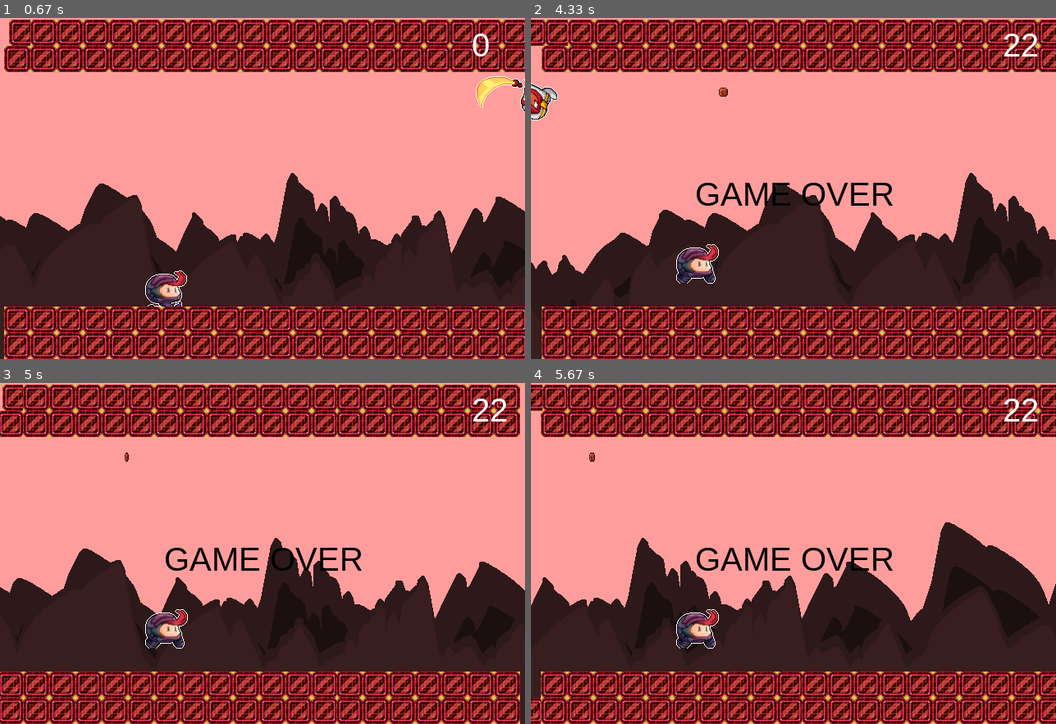
Above: before the commit, frames 1-4 (two rows, left to right).
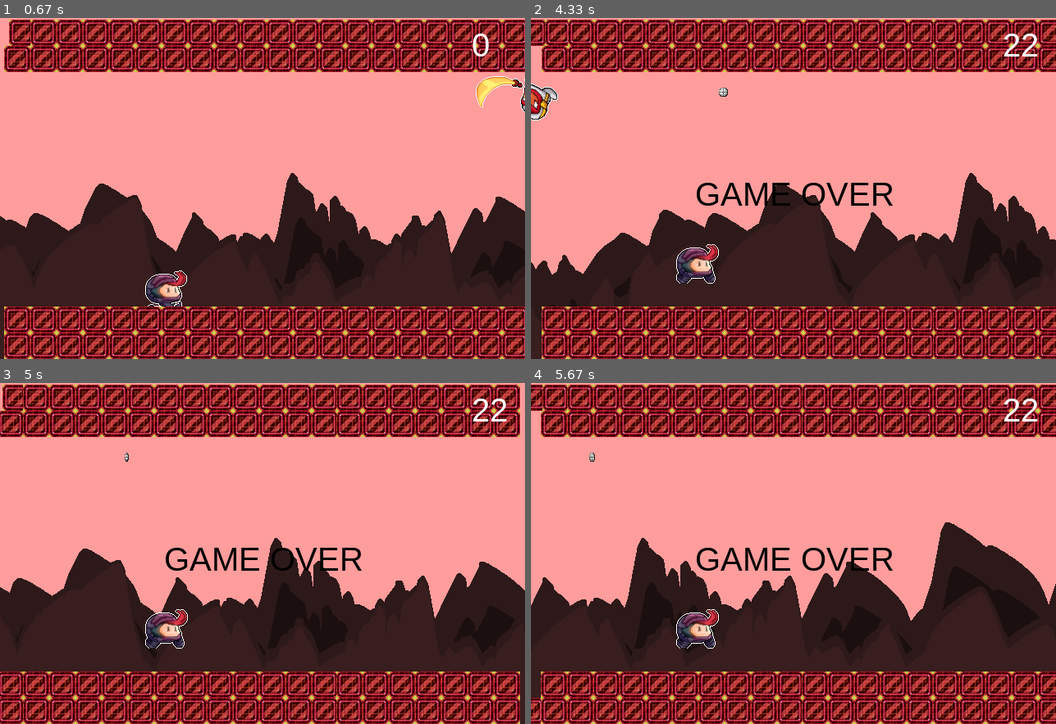
Above: after the commit, the same moments.

Repository: AP-Class-Activities/Final-Project-T-19
Game: pygame game, started from Main/main_loop.py
Two runs of this game, one before a commit and one after it. Both use one fixed random seed, a clock stepped at 60 frames per second and the inputs below.
Inputs:
- Up to frame 1 (0.67 s): no input
- Up to frame 2 (4.33 s): hold Up 0.88-1.35 s; hold Down 1.43-1.73 s; hold Up 1.77-2.13 s; tap K at 1.92 s; hold Down 2.17-2.53 s; hold S 2.17-2.53 s; type "ann" at 3.07 s; tap Enter at 3.4 s
- Up to frame 3 (5 s): no input
- Up to frame 4 (5.67 s): no input

Frame 1 is identical in both runs. In frame 2, less than 0.1% of the frame differs, in the area x 35-38%, y 20-24%; in frame 3, less than 0.1%; in frame 4, less than 0.1%.

Commit message:
Updated Comments

Diff:
--- a/Main/class__variables.py
+++ b/Main/class__variables.py
@@ -33,49 +33,49 @@
 
 #Classes
 
-class Spawner:
+class Spawner: #in class dar khodesh sazande haye object haye mokhtalef ro dare. momkene baad az class be tabe tabdilesh konim.
     def __init__(self,x,y):
         self.x = x
         self.y = y
-        self.localClock = clock()
-        self.init = True
+        self.localClock = clock() #in baraye dorost kardan ye timer estafade mishe
+        self.init = True # marboot be block ha
     def spawnCoin(self):
-        global coinlist , Spr , Pt
+        global coinlist , Spr , Pt #ina ro global kardim ke moghe shooro avalie barname error nade
         Spr = "images/spr_coin1.png"
-        Pt = 5
-        RanY = [290,240,190,140,90]
-        SprList = ["images/spr_coin1.png" , "images/spr_coin2.png" , "images/spr_coin3.png" , "images/spr_coin4.png"]
-        Cchance = random.randrange(1,100)
-        RanTimer = random.randrange(500,7000)
-        if Cchance >= 55:
-            Spr = SprList[0]
-            Pt = 5
-        elif 29 < Cchance < 55:
+        Pt = 5  #in o balayee ham baraye jologiri az error az pish taeen mikonim.
+        RanY = [290,240,190,140,90] # mokhtasat y (amoodi) ghabel dastras baraye spawne coin.
+        SprList = ["images/spr_coin1.png" , "images/spr_coin2.png" , "images/spr_coin3.png" , "images/spr_coin4.png"] #aks haye marboot be seke
+        Cchance = random.randrange(1,100) #ba in mitoonim dar har dor az halghe az beyn 1 ta 100 ye adad entekhab kard (be estelah chance dorost kard). in baraye entekhab noe coin estefade mishe.
+        RanTimer = random.randrange(500,7000) #mesle balaee vali baraye timer estefade mishe
+        if Cchance >= 55: #masalan in coin 45% emkane spawn dare
+            Spr = SprList[0] #aks marboot be coin ro taeen mikone
+            Pt = 5 #emtiazi ke coin dar bar dare.
+        elif 29 < Cchance < 55: #dar hali ke in yeki 26%
             Spr = SprList[1]
             Pt = 10
-        elif 1 < Cchance < 15:
+        elif 1 < Cchance < 15: #in 14%
             Spr = SprList[2]
             Pt = 20
-        elif Cchance == 1:
+        elif Cchance == 1: #in 1%
             Spr = SprList[3]
             Pt = 200
 
-        if clock() > self.localClock:
-            self.localClock = clock() + RanTimer
-            coinlist.append(Coin(self.x, random.choice(RanY),11,11, Spr, Pt))
-        for c in coinlist:
+        if clock() > self.localClock: #timer
+            self.localClock = clock() + RanTimer #timer bar asase fps bazi va meghdare moteghayere "RanTimer" coin spawn mikone
+            coinlist.append(Coin(self.x, random.choice(RanY),11,11, Spr, Pt)) #dar har dor az timer yek coin be list ezafe mikone
+        for c in coinlist: #ba estefade az in halghe tamame coin haye ijad shode ro barresi va spawn mikone.
             c.spawn()
-            if c.xpos < 0:
-                coinlist.pop(coinlist.index(c))
-                killSprite(c.sprite)
-            if c.collide(pl.hitbox):
-                coinlist.pop(coinlist.index(c))
+            if c.xpos < 0: #agar az safhe kharej shavad...
+                coinlist.pop(coinlist.index(c)) #...coin az list hazf mishavad
+                killSprite(c.sprite) #in nabashe akse coin toye safhe mimoone
+            if c.collide(pl.hitbox): #agar player be coin barkhord konad...
+                coinlist.pop(coinlist.index(c)) #... ...coin az list hazf...
                 killSprite(c.sprite)
                 c.collected = True
                 playSound(s_coin)
-                scoreboard.Addscore(c.point)
-
-
+                scoreboard.Addscore(c.point) #... va emtiaze an afzoode mishavad
+
+#baghie spawner ha ham bar asase hamin mantegh amal mikonand
 
     def spawnHazard(self):
         global enemylist, h
@@ -97,7 +97,7 @@
         global BLOCKlist
         if clock() > self.localClock:
             self.localClock = clock() + 250
-            if self.init:
+            if self.init: #inja yek zamin az pish taeen shode dorost mikonim ,chon spawner aval block ha ro biroon az safhe spawn mikone va ta be player berese player miofte.
                 for i in range(1, 742, 32):
                     BLOCKlist.append(Block(0 + i, 18, 32, 32, "images/spr_block.png"))
                     BLOCKlist.append(Block(0 + i, 50, 32, 32, "images/spr_block.png"))
@@ -128,8 +128,7 @@
         self.xgrav = 1 # age -1 beshe yani jazabe bar aks shode
         self.inAir = True #in vase ine ke vasat paridan natooni jazabe taghir bedi
         self.mg = "regG" # in nabashe player toye zamin fooroo mire (zamin kononie player ro taeen mikone)
-        self.Grounded = False
-        self.IsonGround = False
+        self.Grounded = False #mesle "self.inAir"
 
         ##### marboot be animation va hitbox
         self.frame = 0
@@ -148,13 +147,13 @@
 
             #control player
 
-            if (keyPressed("up") and self.inAir == False and self.Grounded == True and self.mg == "regG"): #kelid bala ro bezanin player mipare bala. hamchenin check mikone ke 1.player toye hava nist 2.player roye zamine (2 baad taghir mikone)
+            if (keyPressed("up") and self.inAir == False and self.Grounded == True and self.mg == "regG"): #kelid bala ro bezanin player mipare bala. hamchenin check mikone ke 1.player toye hava nist 2.player roye zamine va roye kodom zamin
                 playSound(s_jump)
                 self.Grounded = False
                 self.inAir = True
                 self.mg = "revG"
                 self.xgrav = -1
-            elif (keyPressed("down") and self.inAir == False and self.Grounded == True and self.mg == "revG"): #mesle ghabli vali baraye az bala be paeen omadane player (kelid paeen ro bezanim mipare paeen)
+            elif (keyPressed("down") and self.inAir == False and self.Grounded == True and self.mg == "revG"): #mesle ghabli vali ba jazebeye bar aks
                 playSound(s_jump)
                 self.Grounded = False
                 self.inAir = True
@@ -184,15 +183,15 @@
             self.hitbox = (self.xpos - 25, self.ypos - 25, self.width, self.height)
         #pygame.draw.rect(win, (0, 0, 255), self.hitbox, 2)
 
-    def collide(self, rect):
+    def collide(self, rect): #hit boxe yek object ro daryaft mikone va check mikone ke ba hit box khodesh barkhord mikone ya na (baraye player momkene estefade nashe)
         if rect[0] + rect[2] > self.hitbox[0] and rect[0] < self.hitbox[0] + self.hitbox[2]:
             if rect[1] + rect[3] > self.hitbox[1] and rect[1] < self.hitbox[1] + self.hitbox[3]:
                 return True
         return False
 
-    def collisionCheck(self):
-
-        if self.mg == "regG":
+    def collisionCheck(self): #ghesmate dovvome control player bar asase block ha
+
+        if self.mg == "regG": #jazabe bar asas zamin kononi taeen mishe
             self.xgrav = 1
         if self.mg == "revG":
             self.xgrav = -1
@@ -201,12 +200,12 @@
         global i
         for i in BLOCKlist:
 
-            if i.pseudoCollide(self.hitbox):
+            if i.pseudoCollide(self.hitbox): #barkhord player ba hitboxe farzie block (baraye check kardan barkhord player ba tool haye block)
                 self.Grounded = True
                 self.inAir = False
                 self.xgrav = 0
 
-            if i.collide(self.hitbox):
+            if i.collide(self.hitbox): #barkhord player ba hitboxe aslie block (baraye check kardan barkhord player ba arz haye block)
                 print("player hit a block")
 
     def despawn(self): #player mimire va spritesh az bane mire
@@ -235,7 +234,7 @@
         self.localClock = clock()
     def spawn(self):
 
-        if self.collected == False:
+        if self.collected == False: #animation
             if clock() > self.localClock:
                 self.frame = (self.frame + 1) % self.gframe
                 self.localClock += 60
@@ -301,7 +300,7 @@
         self.gframe = 8
         self.localClock = clock()
         self.hitbox = (self.xpos - 16, self.ypos - 16, self.width, self.height)
-        self.pitbox = (self.xpos - 19, self.ypos - 24, self.width + 4, self.height + 10)
+        self.pitbox = (self.xpos - 19, self.ypos - 24, self.width + 4, self.height + 10) #in hitbox bozorg tar az khod block hast. in ro dorost kardam chon player be dalayeli dar block fooroo miraft.
     def spawn(self):
         showSprite(self.sprite)
         self.xpos -= self.speed
@@ -311,13 +310,13 @@
         self.pitbox = (self.xpos - 19, self.ypos - 20, self.width + 4, self.height + 10)
         #pygame.draw.rect(win, (0, 0, 255), self.pitbox, 2)
 
-    def collide(self, rect):
+    def collide(self, rect): #barkhord ba hitbox
         if rect[0] + rect[2] > self.hitbox[0] and rect[0] < self.hitbox[0] + self.hitbox[2]:
             if rect[1] + rect[3] > self.hitbox[1] and rect[1] < self.hitbox[1] + self.hitbox[3]:
                 return True
         return False
 
-    def pseudoCollide(self, rect):
+    def pseudoCollide(self, rect): #barkhord ba pitbox (pseudo hitbox)
         if rect[0] + rect[2] > self.pitbox[0] and rect[0] < self.pitbox[0] + self.pitbox[2]:
             if rect[1] + rect[3] > self.pitbox[1] and rect[1] < self.pitbox[1] + self.pitbox[3]:
                 return True
@@ -359,8 +358,8 @@
 scoreboard = ScoreSystem(575,10,40)
 scoreboard.draw()
 
-coinlist = [Coin(-999, -999,11,11, "images/spr_coin1.png", 20)]
-enemylist = [Enemy(-999, -999,113,58, "images/spr_enemy.png")]
+coinlist = [Coin(-999, -999,11,11, "images/spr_coin1.png", 20)] #in list ha ro inja tareef mikonim. baraye etminan yek object avalie toshoon gozashtam chon gahi oghat error midad.
+enemylist = [Enemy(-999, -999,113,58, "images/spr_enemy.png")] # -999 hast ke hich vaght dide nashe
 BLOCKlist = [Block(-999, -999,113,58, "images/spr_enemy.png")]
 
 
--- a/Main/main_loop.py
+++ b/Main/main_loop.py
@@ -13,11 +13,11 @@
 
 while run:
 
-    pl.spawn()
+    pl.spawn() #player ra vared bazi mikonad
     spawnerC.spawnCoin()
-    spawnerH.spawnHazard()
+    spawnerH.spawnHazard() #spawner ya sazande haye marboot be har object (coin, enemy,block)
     spawnerB.spawnBlock()
-    pl.collisionCheck()
+    pl.collisionCheck() #marboot be barkhord player ba block
     scrollBackground(scrollSpeed, 0)  # harekate background
 
     # if (keyPressed("left")): #in size windows ro tagheer mide. shayad be dard bokhore baadan.
@@ -27,15 +27,6 @@
     #     rotateSprite(bg, 90)
     #     waitPress()
 
-    #
-
-    # if theTime > targetTime: #in ye timer hast vase baad
-    #     targetTime = theTime + 1
-    #     bgs += 10
-    # if bgs == 1280:
-    #     bgs = 0
-
-
     # if clock() > targetTime:
     #     targetTime = clock() + 2000
     #     scoreboard.Addscore(1)
@@ -44,7 +35,7 @@
         pl.despawn()
 
 
-    if (keyPressed("s")):
+    if (keyPressed("s")): #kelid k = ezafe kardane score
         scoreboard.Addscore(1)
 
     tick(60) #fps
